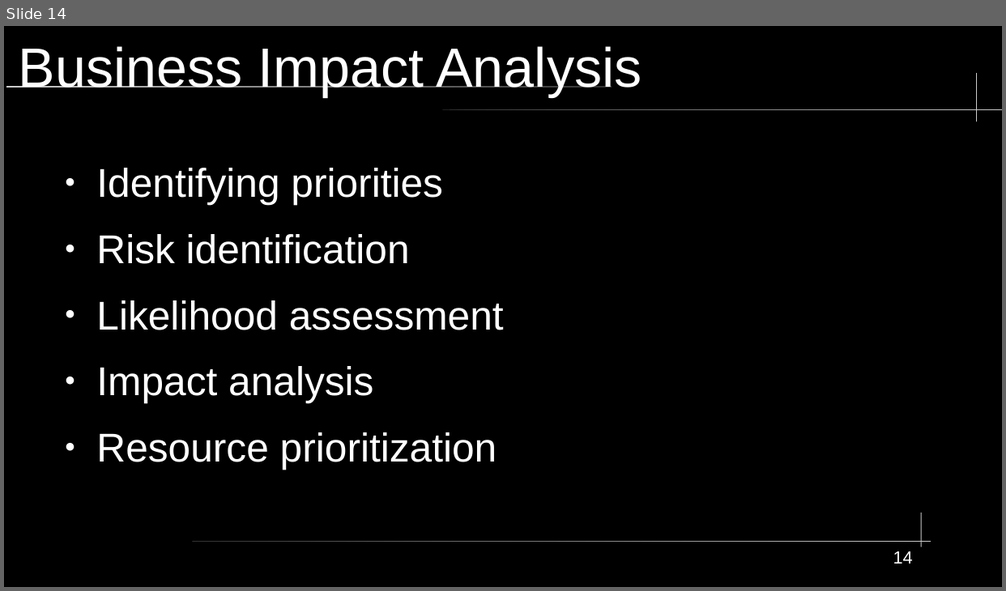
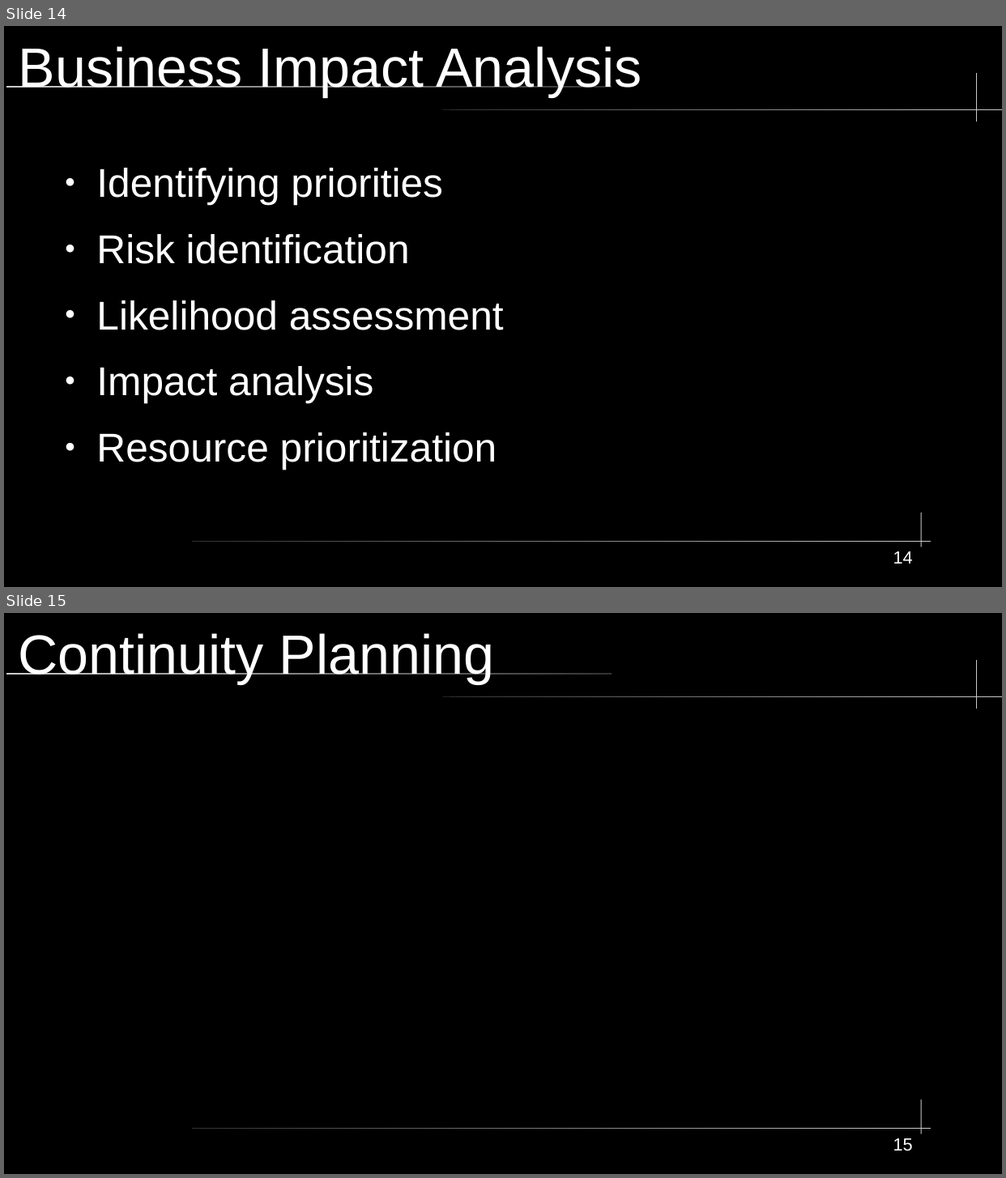
Before and after one commit to City-Colleges-of-Chicago-Cybersecurity/COMPSFI-214, a slide deck: 2026/Spring/powerpoints/Chatper-03-Business-Continuity-Planning.odp. Shown one above the other, each under a label of ours: slide 14 before the commit, slides 14 and 15 after it. The pictures are 1006x591 and 1006x1178 pixels, drawn with LibreOffice and Linux fonts; fonts in the diff are those of the drawing. Boxes give left, top, right and bottom in pixels: in the first picture for what was removed or moved away, otherwise in the second. Text is boxed around its words. In the diff, an @@ line names an element or a change of style, - is before the commit and + after.

Commit message:
Adding content to chapter 3

```diff
--- a/2026/Spring/powerpoints/Chatper-03-Business-Continuity-Planning.odp
+++ b/2026/Spring/powerpoints/Chatper-03-Business-Continuity-Planning.odp
@@ slide 15 added at (x1=4, y1=613, x2=1002, y2=1174), background #000000; not listed: 5 template elements that a slide beside it also shows @@
@@ title added at (x1=19, y1=633, x2=495, y2=684), 44 pt, text #FFFFFF @@
+Continuity Planning
@@ page number added at (x1=893, y1=1139, x2=913, y2=1152), 14 pt, text #FFFFFF @@
+15
```
